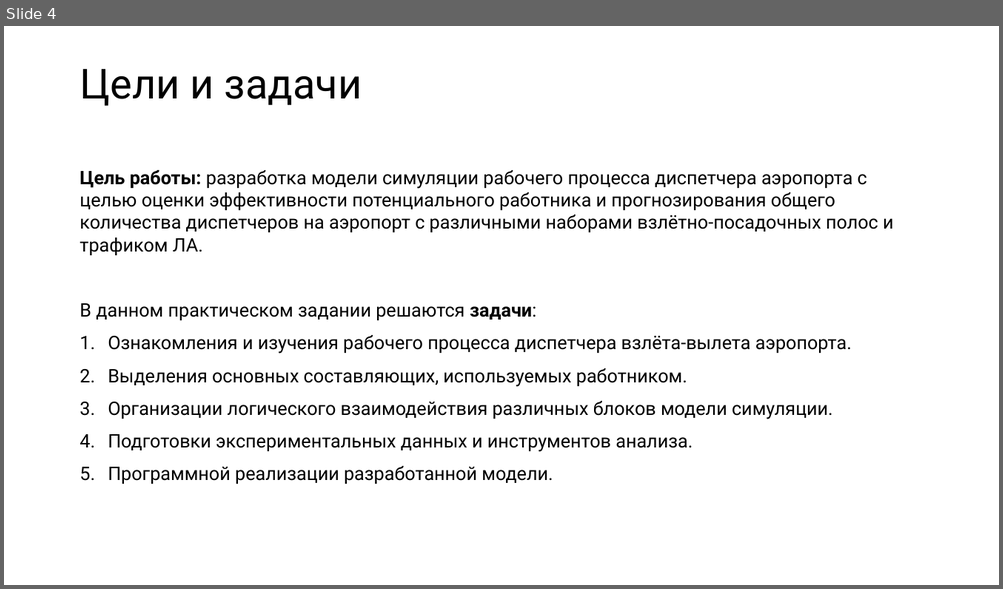
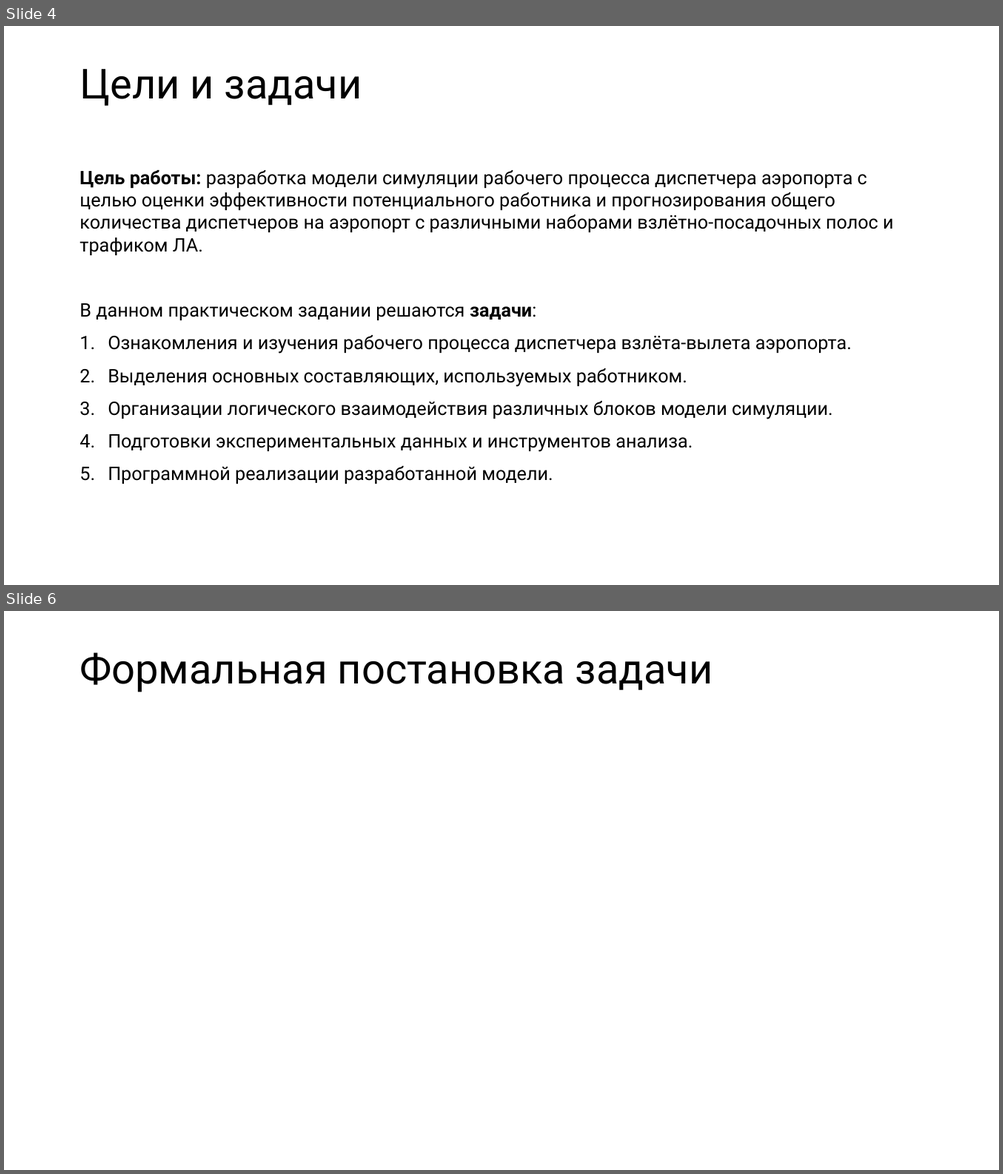
Before and after one commit to tambovnikita/Practice_MAI_6, a slide deck: Презентация/Презентация. Тамбов Никита М1О-309С-19.pptx. Shown one above the other, each under a label of ours: slide 4 before the commit, slides 4 and 6 after it; the slides between them are not shown. The pictures are 1003x589 and 1003x1174 pixels, drawn with LibreOffice and Linux fonts; fonts in the diff are those of the drawing; grey boxes stand for pictures. Boxes give left, top, right and bottom in pixels: in the first picture for what was removed or moved away, otherwise in the second. Text is boxed around its words. In the diff, an @@ line names an element or a change of style, - is before the commit and + after.

```diff
--- a/Презентация/Презентация. Тамбов Никита М1О-309С-19.pptx
+++ b/Презентация/Презентация. Тамбов Никита М1О-309С-19.pptx
@@ slide 6 added at (4,611,999,1170), background #FFFFFF @@
@@ title added at (79,652,713,692), 40 pt, text #000000 @@
+Формальная постановка задачи
```
Also in this commit, not shown: 1 slide changed, 1 other slide added, 25 other files.
